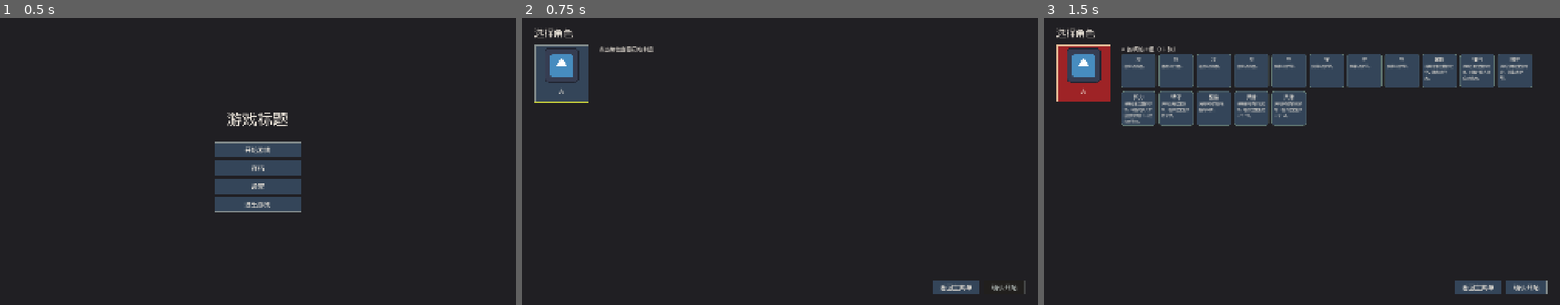
Above: before the commit, frames 1-3 (left to right).
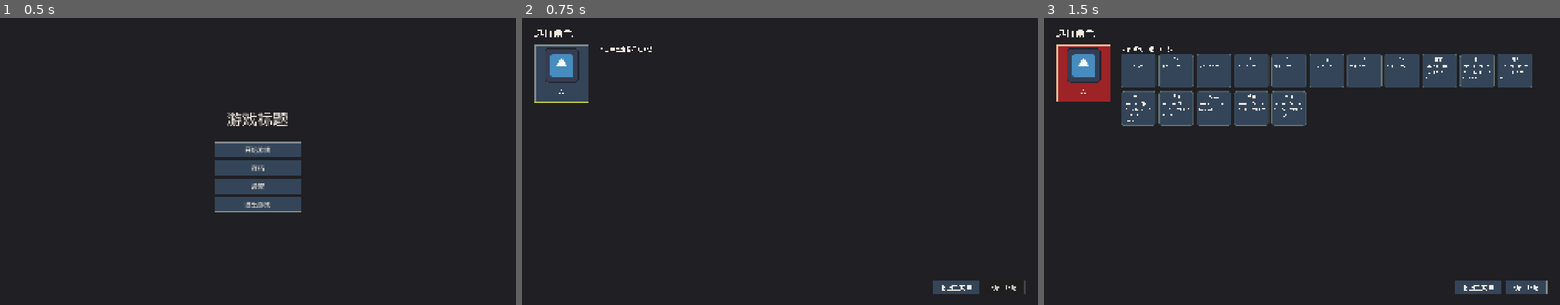
Above: after the commit, the same moments.

Repository: universalMushroomField/Watch
Game: Godot game, scene res://ui/start_menu/start_menu.tscn
Two runs of this game, one before a commit and one after it. Both use one fixed random seed, a clock stepped at 60 frames per second and the inputs below. The engine's default icon, where the game draws it, is replaced by a stand-in: a white triangle on a blue panel in a dark square.
Inputs:
- Up to frame 1 (0.5 s): no input
- Up to frame 2 (0.75 s): click "开始游戏" at 0.5 s
- Up to frame 3 (1.5 s): click "A" at 1.25 s

Frame 1 is identical in both runs. In frame 2, 0.5% of the frame differs, in the area x 2-96%, y 3-96%; in frame 3, 2.1%, in the area x 2-97%, y 3-96%.

Commit message:
为界面文字添加像素化后处理

Diff:
--- a/project.godot
+++ b/project.godot
@@ -17,6 +17,7 @@
 [autoload]
 
 SeedGenerator="*res://components/seed_generator.gd"
+PixelText="*res://ui/fonts/pixel_text.gd"
 
 [display]
 
--- /dev/null
+++ b/ui/fonts/pixel_text.gd
@@ -0,0 +1,14 @@
+extends Node
+
+const TEXT_SHADER := preload("res://ui/fonts/pixel_text.gdshader")
+var text_material := ShaderMaterial.new()
+
+func _ready() -> void:
+	text_material.shader = TEXT_SHADER
+	get_tree().node_added.connect(_apply_text_material)
+
+func _apply_text_material(node: Node) -> void:
+	if not (node is Label or node is RichTextLabel or node is Button):
+		return
+	if node.material == null and not node.use_parent_material:
+		node.material = text_material
--- /dev/null
+++ b/ui/fonts/pixel_text.gdshader
@@ -0,0 +1,14 @@
+shader_type canvas_item;
+
+uniform float coverage_threshold : hint_range(0.1, 0.9) = 0.45;
+varying vec4 text_tint;
+
+void vertex() {
+	text_tint = COLOR;
+}
+
+void fragment() {
+	vec4 sample_color = texture(TEXTURE, UV);
+	COLOR = vec4(text_tint.rgb * sample_color.rgb,
+			text_tint.a * step(coverage_threshold, sample_color.a));
+}
Not shown, added: ui/fonts/pixel_text.gd.uid
Not shown, added: ui/fonts/pixel_text.gdshader.uid
